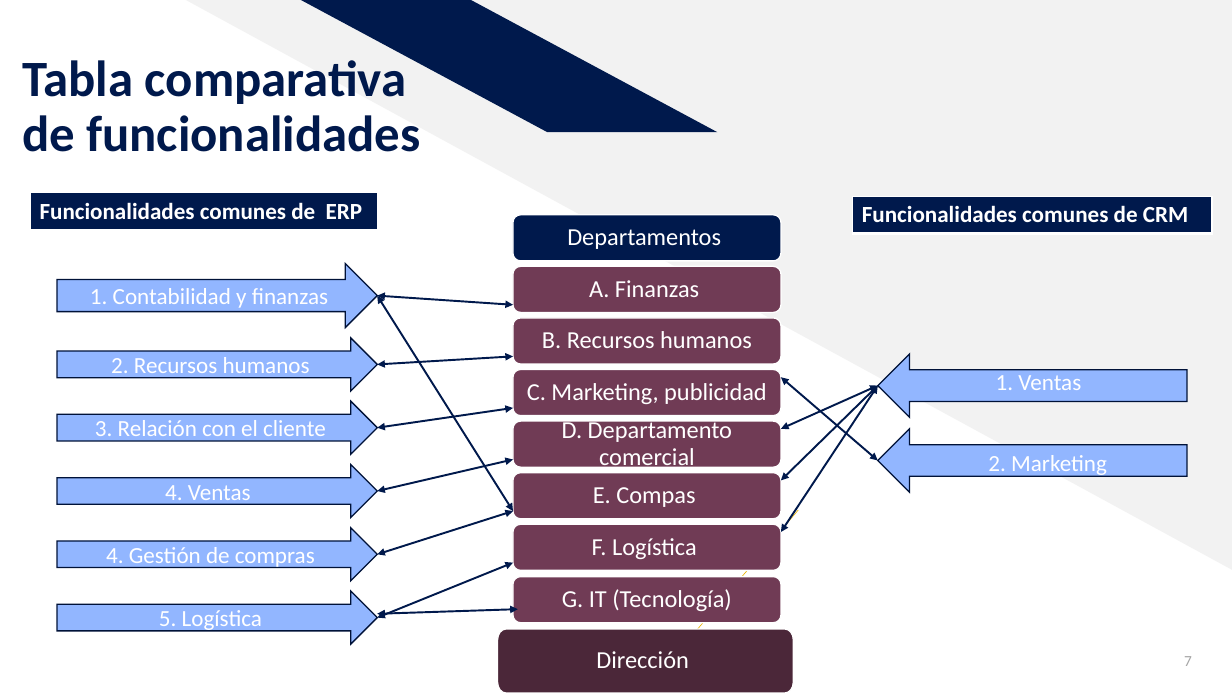
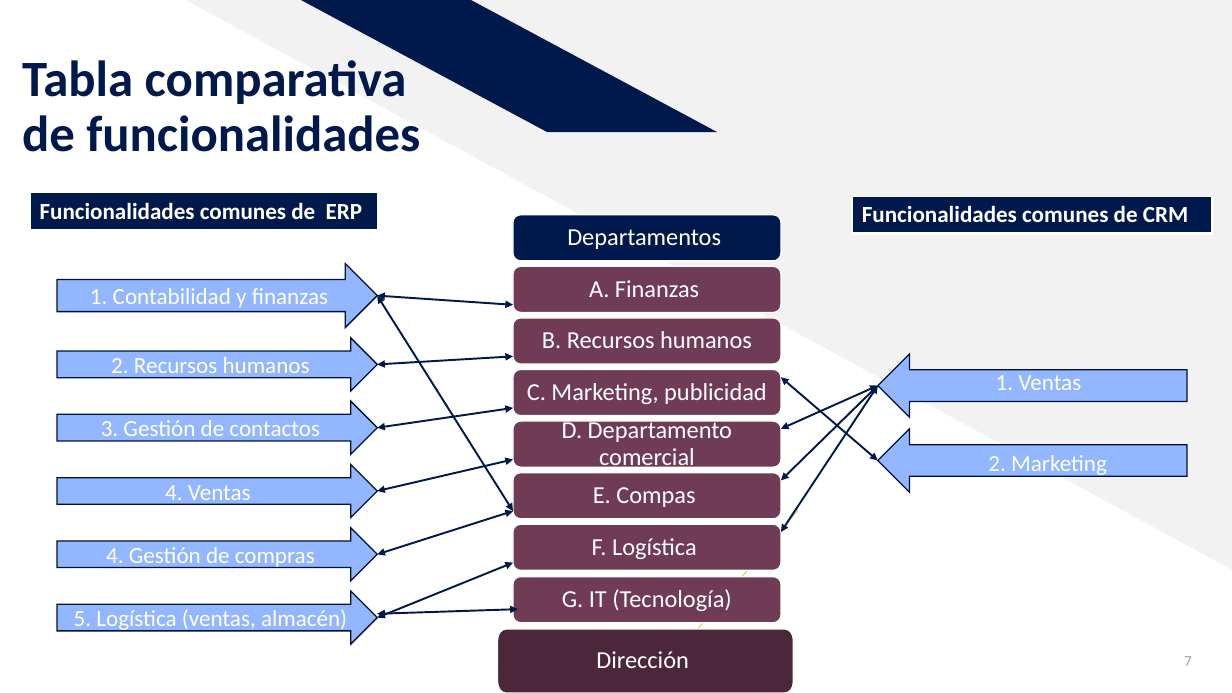
Before and after one commit to MDGomezM/CRMyERP.github.io, a slide deck: slide 7 of ProyectoCRMyERP/presentacion.pptx. Drawn at 1232x693 pixels with LibreOffice and Linux fonts; fonts in the diff are those of the drawing. Boxes give left, top, right and bottom in pixels: in the first picture for what was removed or moved away, otherwise in the second. Text is boxed around its words. In the diff, an @@ line names an element or a change of style, - is before the commit and + after.

```diff
--- a/ProyectoCRMyERP/presentacion.pptx
+++ b/ProyectoCRMyERP/presentacion.pptx
@@ text in right arrow at bbox=[101, 420, 320, 443]: text changed @@
-3. Relación con el cliente
+3. Gestión de contactos
@@ text in right arrow at bbox=[74, 609, 347, 633]: text changed @@
-5. Logística
+5. Logística (ventas, almacén)
```
Also in this commit, not shown: 2 other slides changed, 5 other files.
